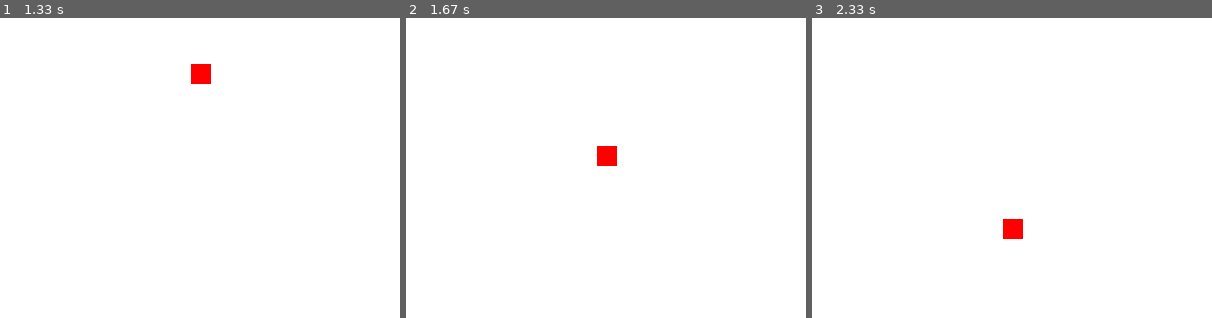
Above: before the commit, frames 1-3 (left to right).
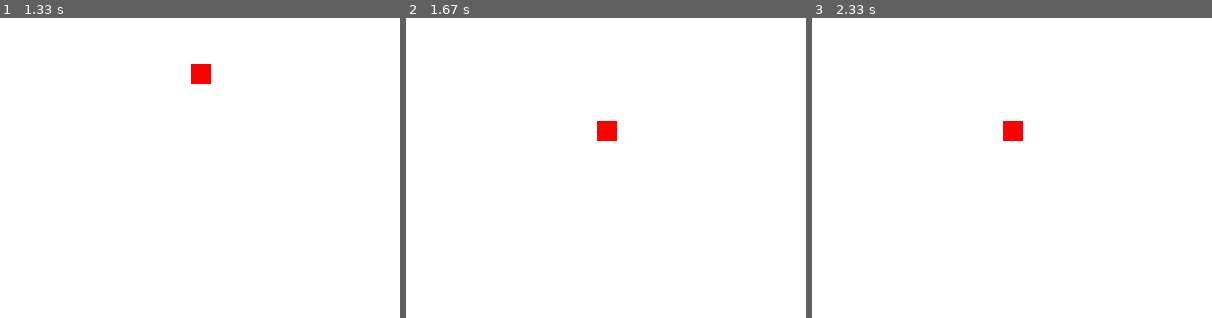
Above: after the commit, the same moments.

Repository: overbejt/pygame
Game: pygame game, started from PygameTemplate.py
The game is run twice, just before and just after one commit, with the same random seed, the same clock (stepped at 60 frames per second) and the same inputs.
Inputs:
- Up to frame 1 (1.33 s): no input
- Up to frame 2 (1.67 s): no input
- Up to frame 3 (2.33 s): no input
The pictures show only the part of the screen within x 26-76%, y 50-100%; the shares and areas given below are measured in that part.

Frame 1 is identical in both runs. In frame 2, 0.7% of the frame differs, in the area x 47-53%, y 34-50%; in frame 3, 0.7%.

Commit message:
cleaning

Diff:
--- a/PygameTemplate.py
+++ b/PygameTemplate.py
@@ -39,7 +39,7 @@
 
 
     #This needs to be fixed!!!!!
-    if y < 500:
+    if y < 400:
         yAcceleration = physics.getMotionY()
         y += 0-(yAcceleration/fps) #This will represent 1px as 1m,
                                       # dividing by fps gives 1s
Not shown, changed: README.md
